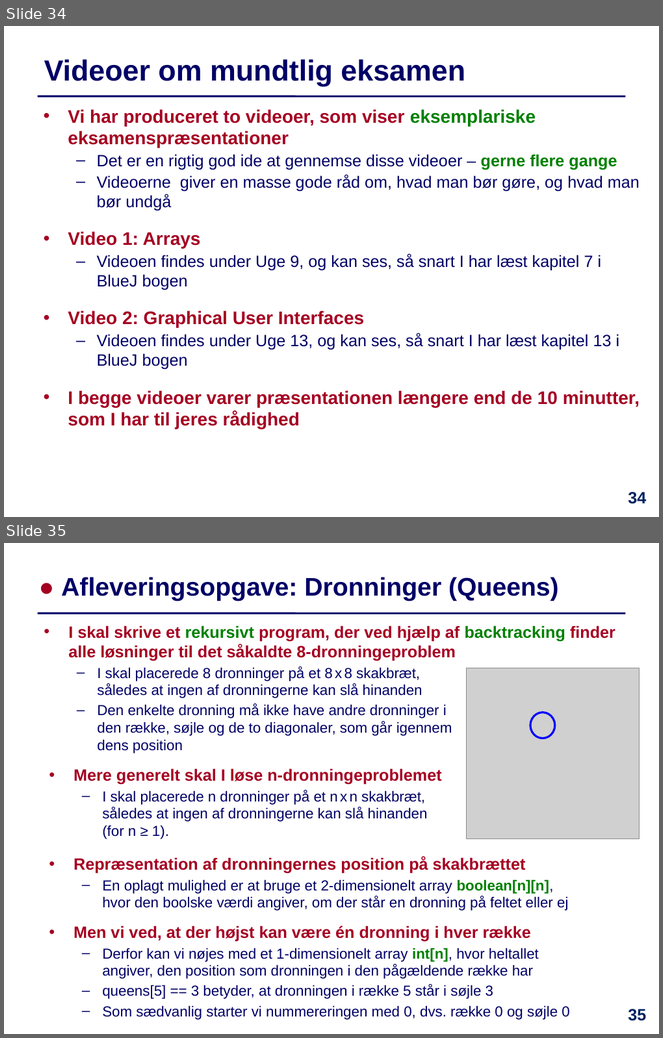
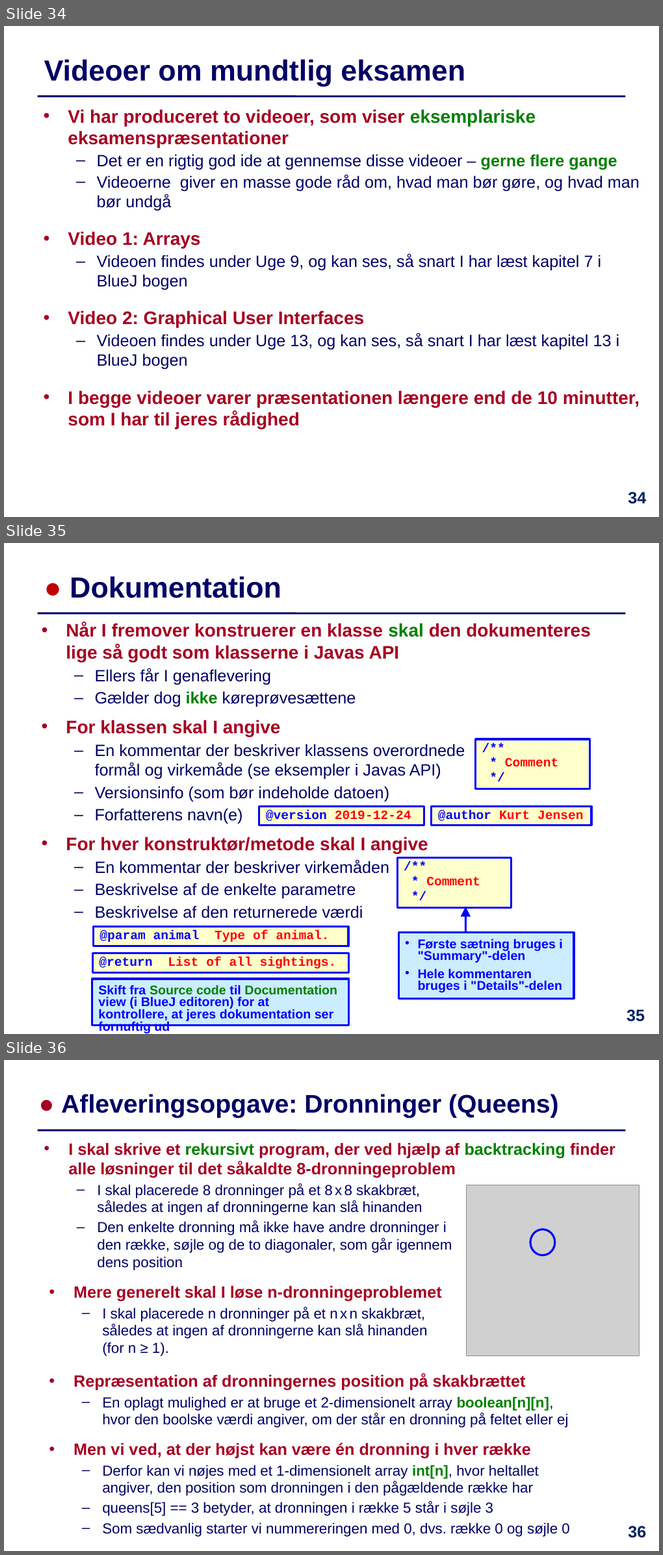
Before and after one commit to IntProgAU/Materiale, a slide deck: web/e24/uge_9/Slides-Uge9.pptx. Shown one above the other, each under a label of ours: slides 34 and 35 before the commit, slides 34, 35 and 36 after it. The pictures are 663x1038 and 663x1555 pixels, drawn with LibreOffice and Linux fonts; fonts in the diff are those of the drawing; grey boxes stand for pictures. Boxes give left, top, right and bottom in pixels: in the first picture for what was removed or moved away, otherwise in the second. Text is boxed around its words. In the diff, an @@ line names an element or a change of style, - is before the commit and + after.

```diff
--- a/web/e24/uge_9/Slides-Uge9.pptx
+++ b/web/e24/uge_9/Slides-Uge9.pptx
@@ slide 35 added at bbox=[4, 543, 659, 1034], background #FFFFFF; not listed: 1 template element that a slide beside it also shows @@
@@ title added at bbox=[70, 576, 282, 598], 32 pt, text #000066, bold @@
+● Dokumentation
@@ text added at bbox=[66, 622, 591, 899], 18 pt, text #000066 @@
+• Når I fremover konstruerer en klasse skal den dokumenteres lige så godt som klasserne i Javas API
+  – Ellers får I genaflevering
+  – Gælder dog ikke køreprøvesættene
+• For klassen skal I angive
+  – En kommentar der beskriver klassens overordnede
+    formål og virkemåde (se eksempler i Javas API)
+  – Versionsinfo (som bør indeholde datoen)
+  – Forfatterens navn(e)
+  • For hver konstruktør/metode skal I angive
+  – En kommentar der beskriver virkemåden
+  – Beskrivelse af de enkelte parametre
+  – Beskrivelse af den returnerede værdi
@@ rectangle added at bbox=[476, 739, 590, 789], fill #FFFFCC, outline #0000FF 2.25 pt, 14 pt, text #FF0000, bold @@
+/**
+* Comment
+*/
@@ rectangle added at bbox=[259, 806, 425, 825], fill #FFFFCC, outline #0000FF 2.25 pt, 14 pt, text #FF0000, bold @@
+@version 2019-12-24
@@ rectangle added at bbox=[432, 806, 592, 825], fill #FFFFCC, outline #0000FF 2.25 pt, 14 pt, text #FF0000, bold @@
+@author Kurt Jensen
@@ rectangle added at bbox=[397, 858, 511, 908], fill #FFFFCC, outline #0000FF 2.25 pt, 14 pt, text #FF0000, bold @@
+/**
+* Comment
+*/
@@ arrow added from (466, 933) to (466, 906), #0000FF 2.25 pt @@
@@ rectangle added at bbox=[93, 927, 348, 947], fill #FFFFCC, outline #0000FF 2.25 pt, 14 pt, text #FF0000, bold @@
+@param animal Type of animal.
@@ rectangle added at bbox=[399, 933, 574, 999], fill #CCECFF, outline #0000FF 2.25 pt, 14 pt, text #0000FF, bold @@
+• Første sætning bruges i "Summary"-delen
+• Hele kommentaren bruges i "Details"-delen
@@ rectangle added at bbox=[92, 954, 348, 973], fill #FFFFCC, outline #0000FF 2.25 pt, 14 pt, text #FF0000, bold @@
+@return List of all sightings.
@@ rectangle added at bbox=[92, 979, 348, 1026], fill #CCECFF, outline #0000FF 2.25 pt, 14 pt, text #0000FF, bold @@
+Skift fra Source code til Documentation view (i BlueJ editoren) for at kontrollere, at jeres dokumentation ser fornuftig ud
@@ page number added at bbox=[627, 1010, 645, 1022], 18 pt, text #002060, bold @@
+35
@@ what was slide 35 is now slide 36 @@
@@ page number at bbox=[628, 1526, 646, 1538]: text changed @@
-35
+36
```
Also in this commit, not shown: 1 other file.
